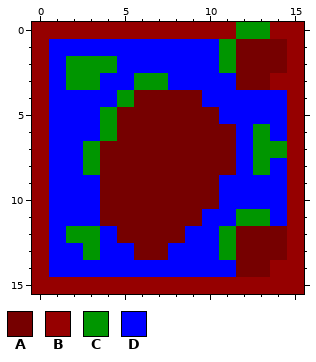
File history of a pixel-art file, Resources/Tiles/Old Dungeon/Floor.aseprite. Above: the version before the commit.
16x16 pixels, 1 frame.
Palette (. is transparent): A #760000  B #960000  C #009600  D #0000ff
And afterwards:
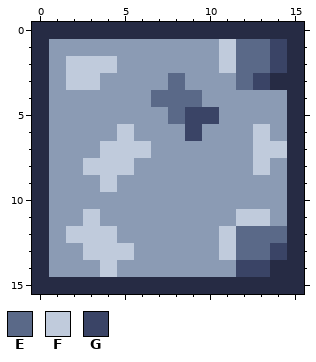
Colours new in this view: E #5a6988  F #c0cbdc  G #3a4466
Edits made:
layer "Normal" now hidden
Colour B changes from #960000 to #262b44.
Colour D changes from #0000ff to #8b9bb4.
Colour B replaces colour C in row 0 at x 12 to 13.
Colour D replaces colour A in row 4 at x 6; in row 5 at x 5 to 7; in row 6 at x 6 to 8 and 10 to 11; in row 7 at x 7 to 11; in row 8 at x 6 to 11; in row 9 at x 5 to 10.
Colour D replaces colour A in row 10 at x 4 to 10; in row 11 at x 4 to 9; in row 12 at x 5 to 8; in row 13 at x 6 to 7.
Colour D replaces colour C in row 3 at x 6 to 7; in row 4 at x 5; in rows 5 to 6 at x 4; in row 7 at x 3.
Colour E replaces colour A in rows 1 to 2 at x 12 to 13; in row 3 at x 12; in row 4 at x 7 to 9; in row 5 at x 8; in row 12 at x 12 to 14; in row 13 at x 12 to 13.
Colour E replaces colour D in row 3 at x 8.
Colour F replaces colour A in row 6 at x 5; in row 7 at x 4 to 6; in row 8 at x 4 to 5; in row 9 at x 4.
Colour F replaces colour C in row 1 at x 11; in row 2 at x 2 to 4 and 11; in row 3 at x 2 to 3; in row 6 at x 13; in row 7 at x 13 to 14; in row 8 at x 3 and 13.
Colour F replaces colour C in row 11 at x 12 to 13; in row 12 at x 2 to 3 and 11; in row 13 at x 3 and 11.
Colour F replaces colour D in row 11 at x 3; in row 12 at x 4; in row 13 at x 4 to 5; in row 14 at x 4.
Colour G replaces colour A in rows 1 to 2 at x 14; in row 3 at x 13; in row 5 at x 9 to 10; in row 6 at x 9; in row 13 at x 14; in row 14 at x 12 to 13.
Where, in picture pixels (left, top, right, bottom), the same in both pictures:
changed: (32, 22, 304, 294)
